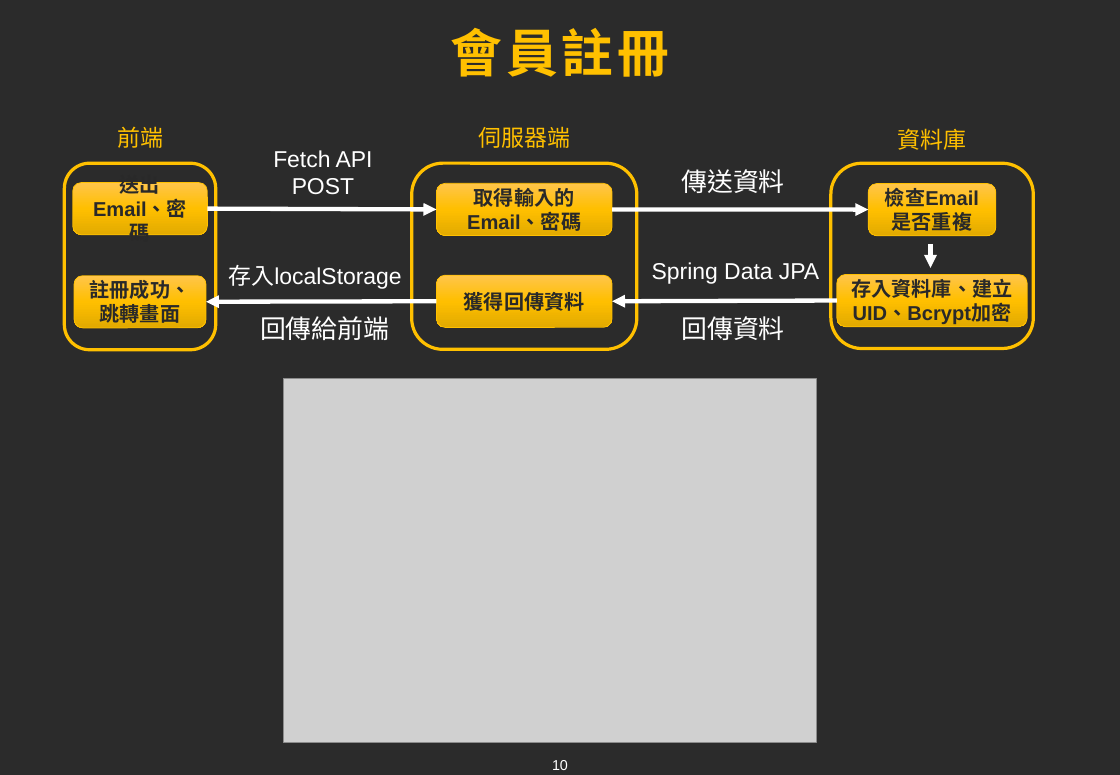
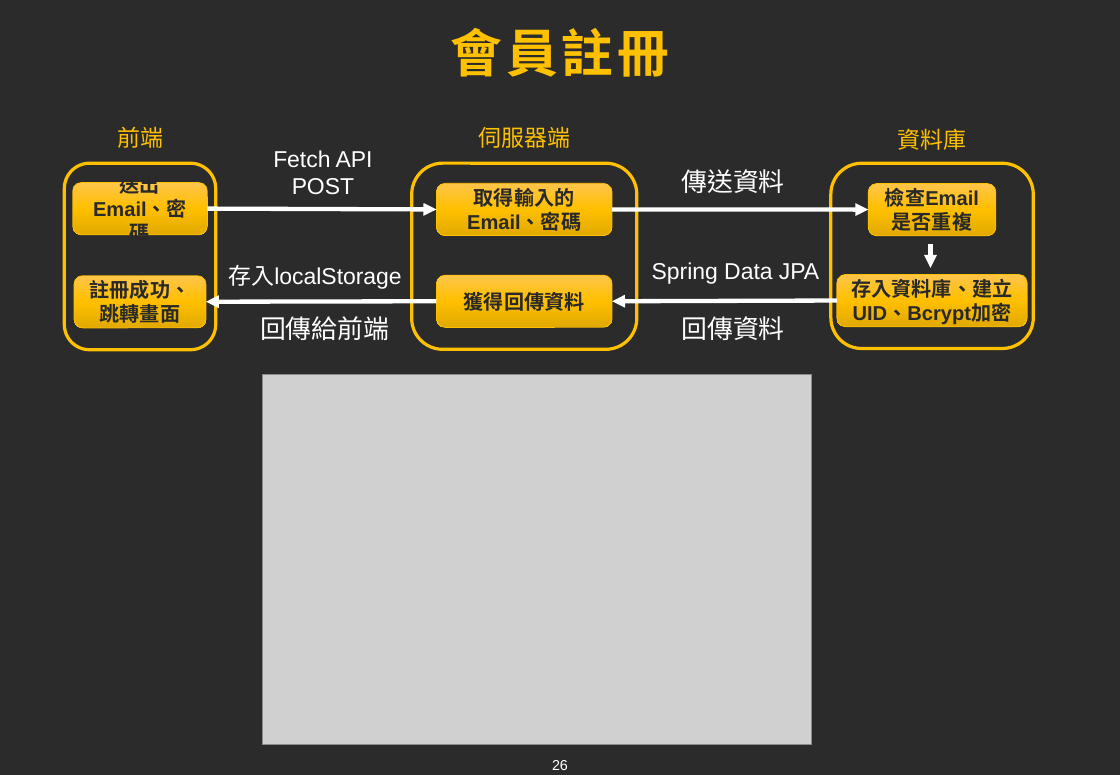
Before and after one commit to chen96026/Air, a slide deck: slide 26 of Final/Travel Nest.pptx (slide 10 before the commit). Drawn at 1120x775 pixels with LibreOffice and Linux fonts; fonts in the diff are those of the drawing; grey boxes stand for pictures; background and template pictures are left out; a plain dark background stands for a picture behind light text. Boxes give left, top, right and bottom in pixels: in the first picture for what was removed or moved away, otherwise in the second. Text is boxed around its words. In the diff, an @@ line names an element or a change of style, - is before the commit and + after.

```diff
--- a/Final/Travel Nest.pptx
+++ b/Final/Travel Nest.pptx
@@ picture: place and size @@
-picture at (283, 379, 817, 743)
+picture at (263, 375, 813, 746)
@@ page number at (552, 760, 568, 770): text changed @@
-10
+26
```
Also in this commit, not shown: 10 other slides changed, 14 slides added, 3 slides removed.
